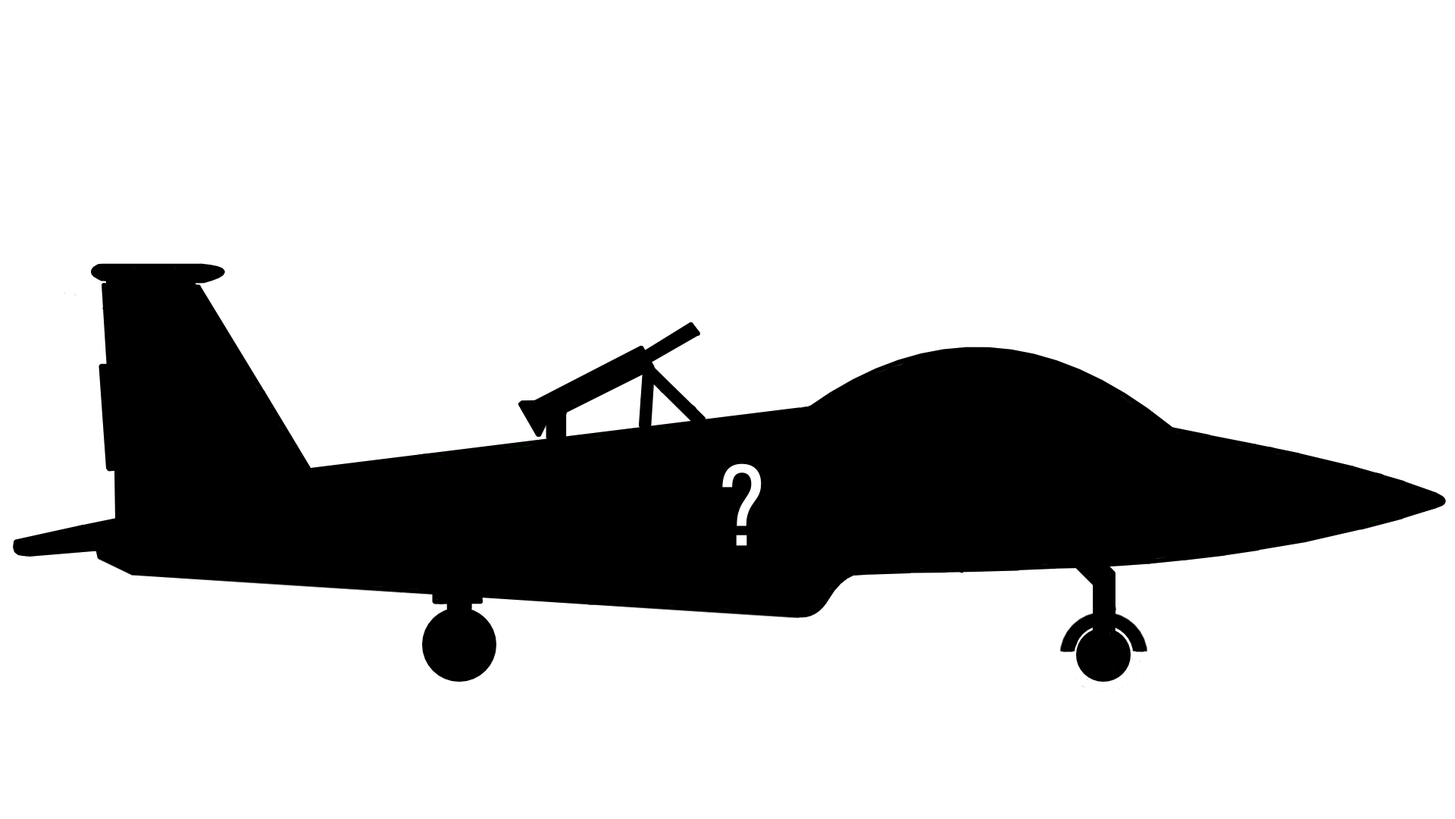
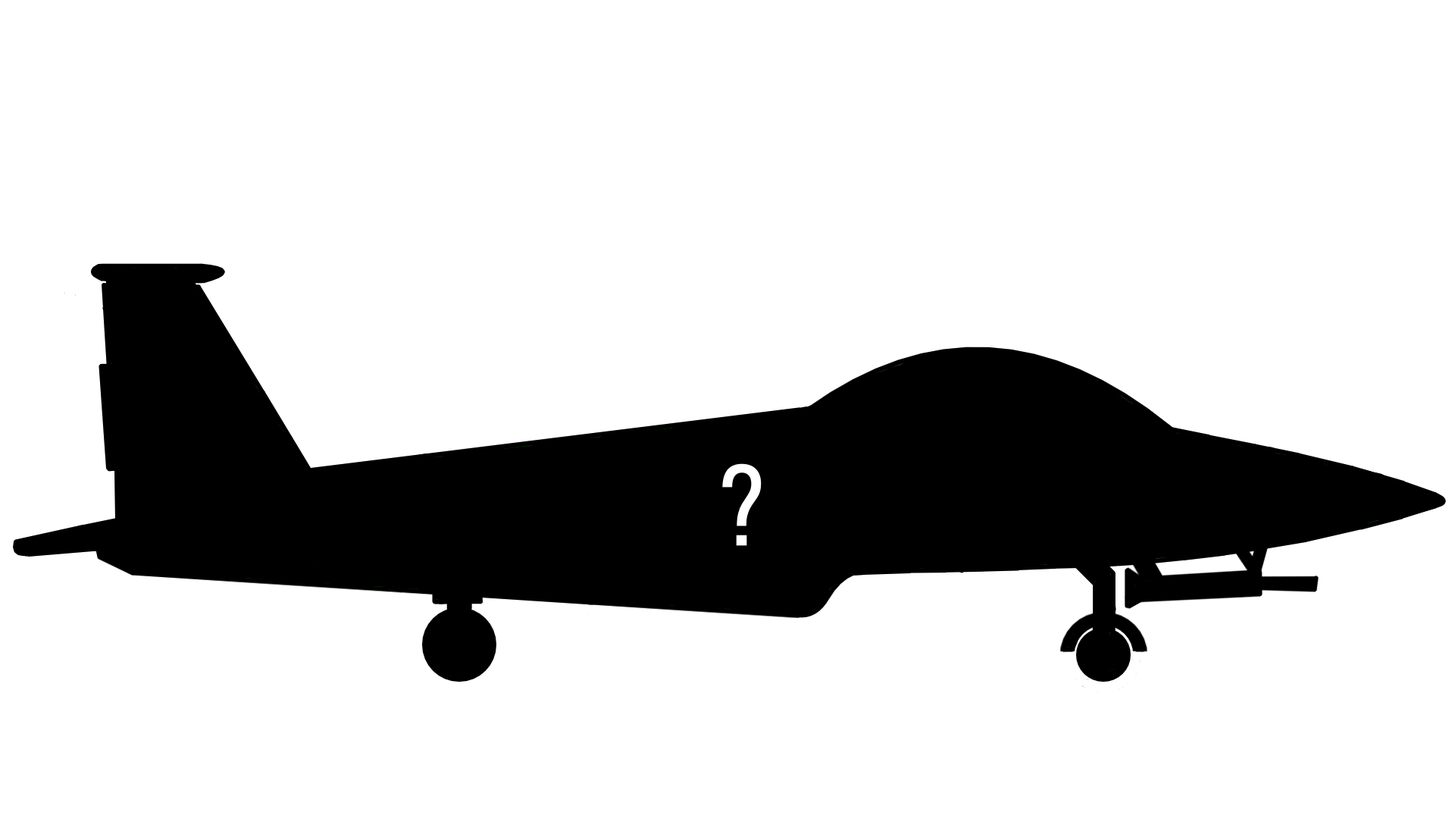
Comparing the layer stacks of the two 1455px x 819px images. Changes:
painted on "Warstwa malowania 3" over [517, 321, 1319, 610]
painted on "Warstwa malowania 2" over [517, 321, 1319, 610]
painted on "contour" (1st of 6, in "jet") over [517, 321, 1319, 610]
painted on "colour" (1st of 6, in "jet") over [517, 321, 1319, 610]
painted on "contour" (2nd of 6, in "jet" › "gun") over [517, 321, 1319, 610]
painted on "colour" (2nd of 6, in "jet" › "gun") over [517, 321, 1319, 610]
